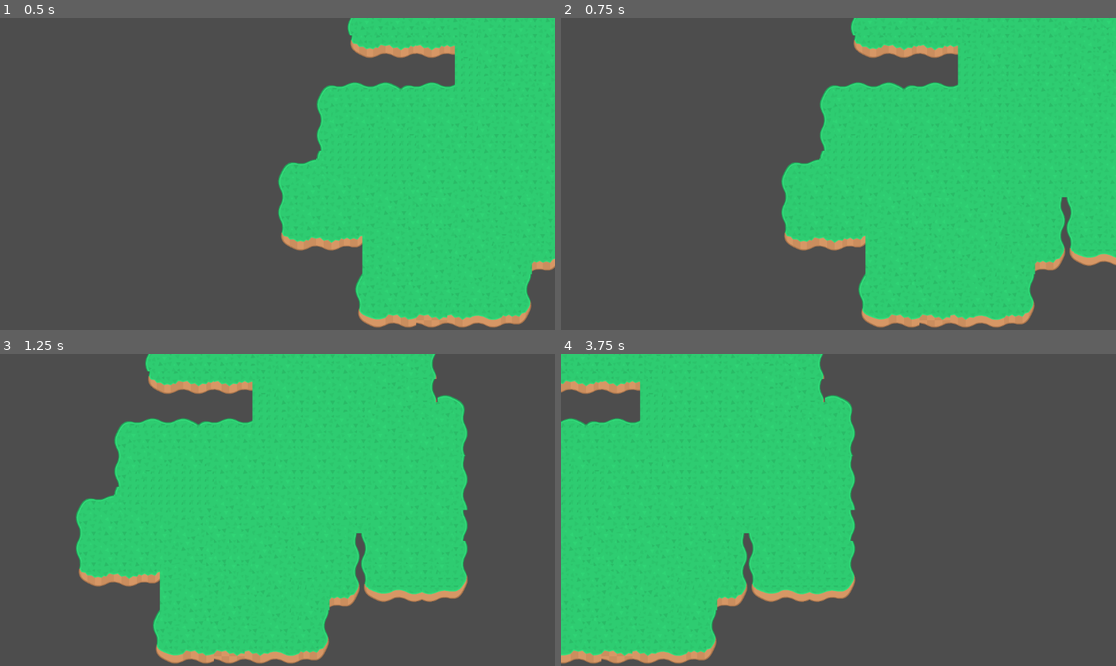
Above: before the commit, frames 1-4 (two rows, left to right).
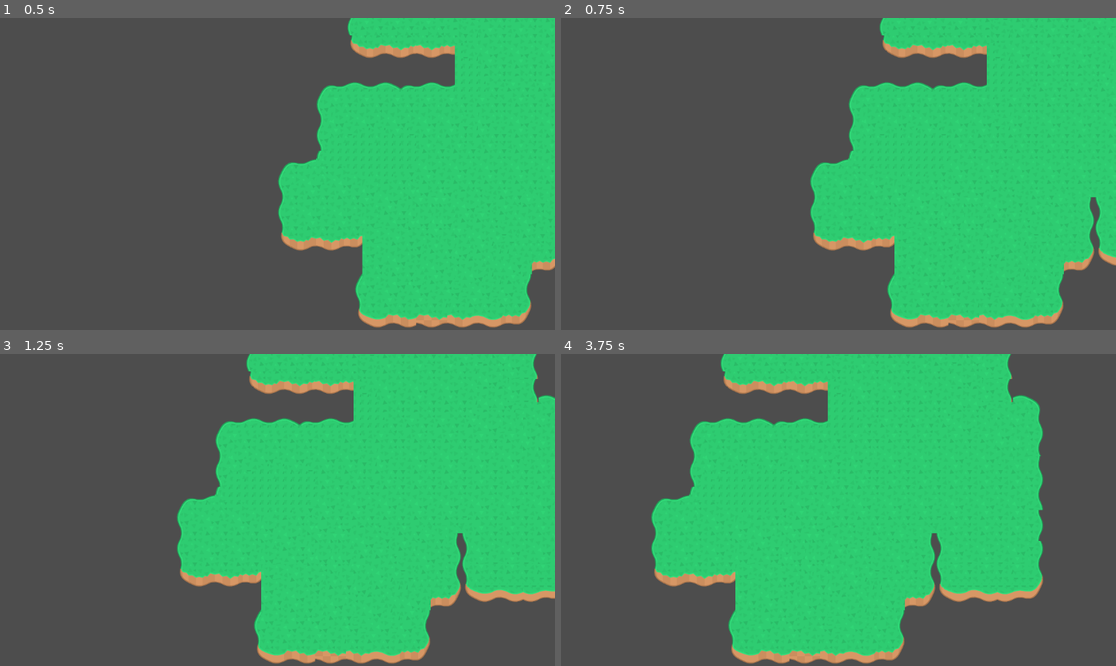
Above: after the commit, the same moments.

Repository: lllindemann/multi-color-layered-parallax-background-godot
Game: Godot game, scene res://main.tscn
Same seed, same stepped clock (60 frames per second), same inputs: the game is played once before the commit and once after it. The project has no main scene, so this scene is started directly.
Inputs:
- Up to frame 1 (0.5 s): no input
- Up to frame 2 (0.75 s): tap Enter at 0.5 s; hold Right (ui_right) from 0.53 s (still down)
- Up to frame 3 (1.25 s): keep holding Right (ui_right)
- Up to frame 4 (3.75 s): release Right (ui_right) at 1.28 s; hold Down (ui_down) 1.28-2.03 s; hold Right (ui_right) 2.03-2.78 s; hold Up (ui_up) 2.78-3.53 s; hold Left (ui_left) from 3.53 s (still down)

Frame 1 is identical in both runs. In frame 2, 8.2% of the frame differs, in the area x 39-100%, y 0-100%; in frame 3, 37%; in frame 4, 59%, in the area x 0-87%, y 0-100%.

Commit message:
feat: slower camera speed

Diff:
--- a/Camera2D.gd
+++ b/Camera2D.gd
@@ -1,5 +1,5 @@
 extends Camera2D
-const SPEED = 10.0
+const SPEED = 5.0
 
 func _process(_delta):
 	# Get the input direction and handle the camera movement
